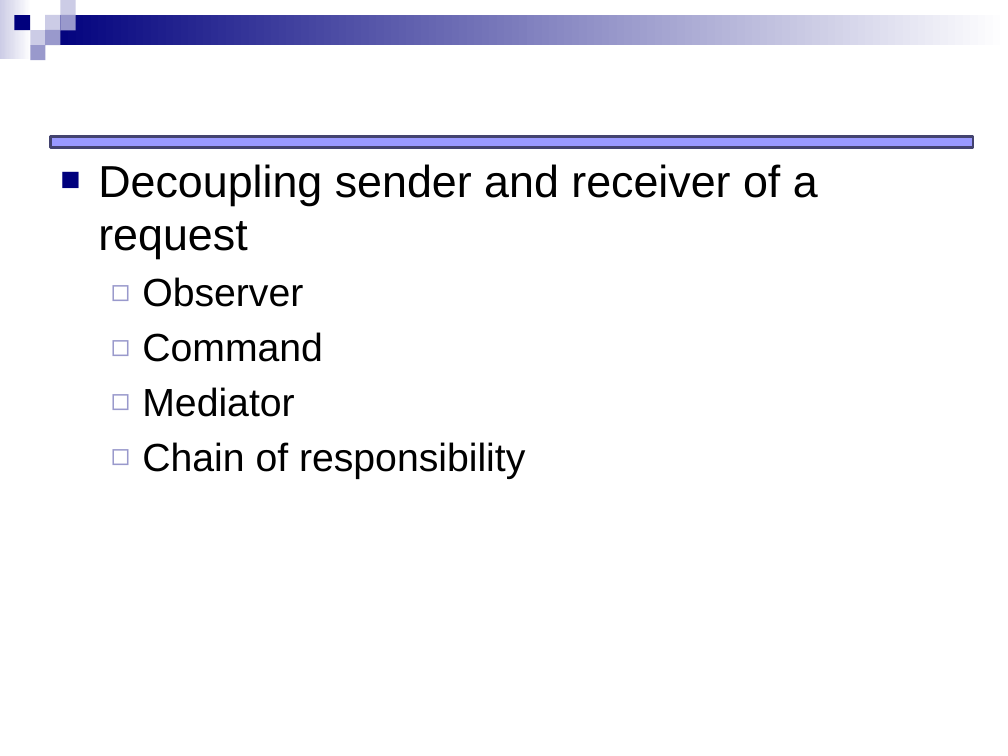
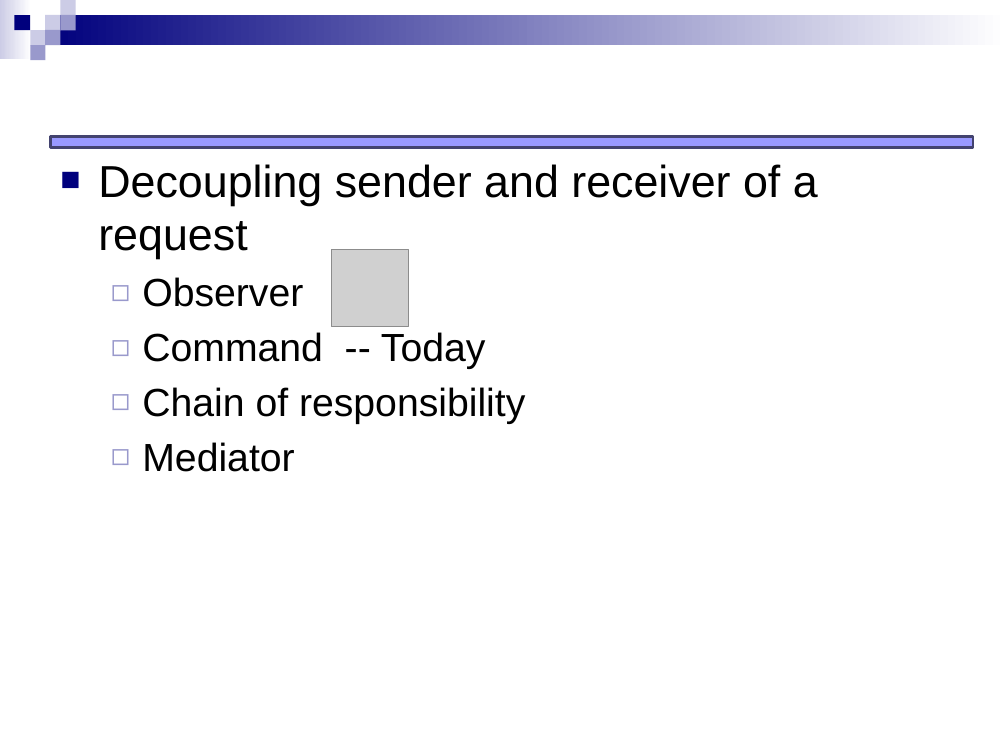
Before and after one commit to JCEleanor/CSCI-598-notes, a slide deck: slide 3 of lecture-slides/Behavioral_command_memento.pptx. Drawn at 1008x756 pixels with LibreOffice and Linux fonts; fonts in the diff are those of the drawing; grey boxes stand for pictures. Boxes give left, top, right and bottom in pixels: in the first picture for what was removed or moved away, otherwise in the second. Text is boxed around its words. In the diff, an @@ line names an element or a change of style, - is before the commit and + after.

```diff
--- a/lecture-slides/Behavioral_command_memento.pptx
+++ b/lecture-slides/Behavioral_command_memento.pptx
@@ picture added at [331,249,408,327] @@
@@ text at [142,332,525,424]: text changed @@
-  ◻ Command
+  ◻ Command -- Today
+  ◻ Chain of responsibility
@@ text at [142,442,525,479]: paragraph removed @@
-  ◻ Chain of responsibility
```
Also in this commit, not shown: 25 other slides changed, 1 slide added, 4 other files.
